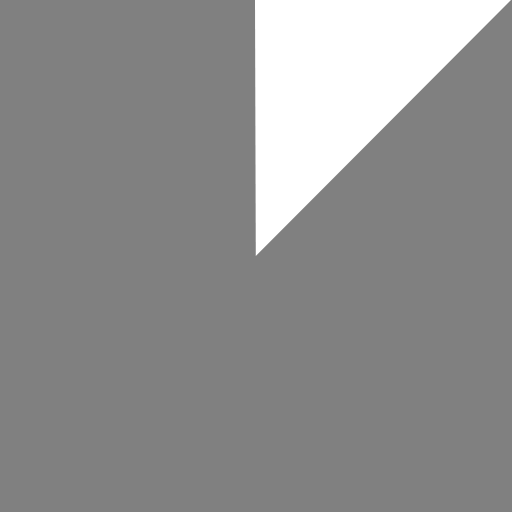
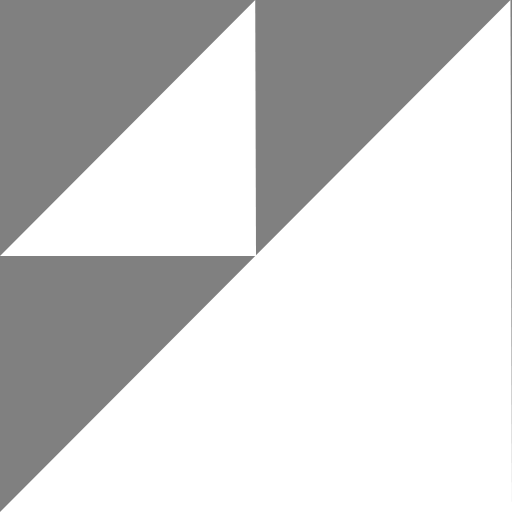
Revision of a layered 512 × 512 image; what changed, layer by layer:
hid "Mask 4" over <box>255,0,511,256</box>
showed "Mask 1" over <box>0,0,256,256</box>
showed "Fracture" over <box>0,0,512,512</box>
